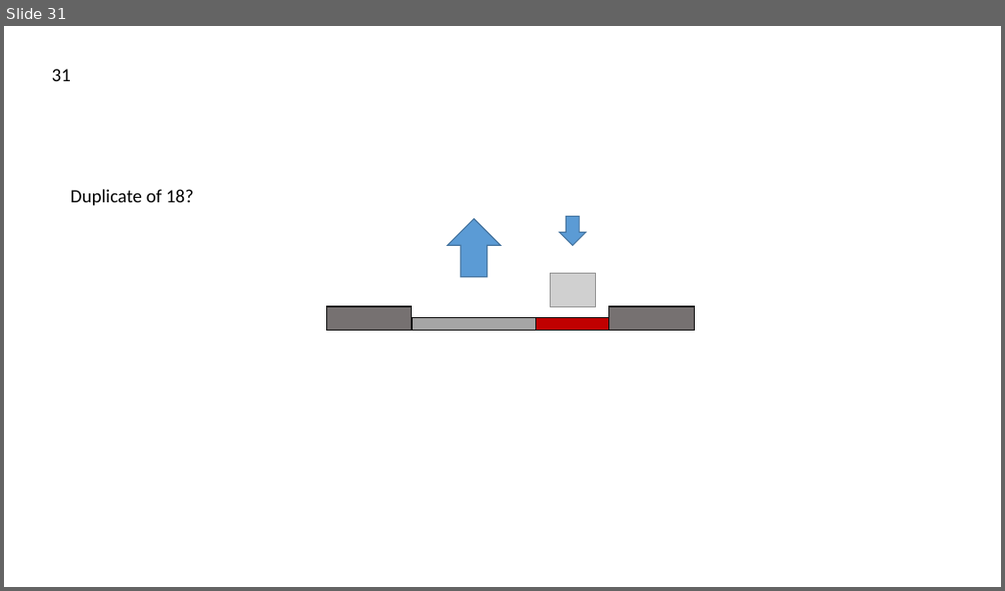
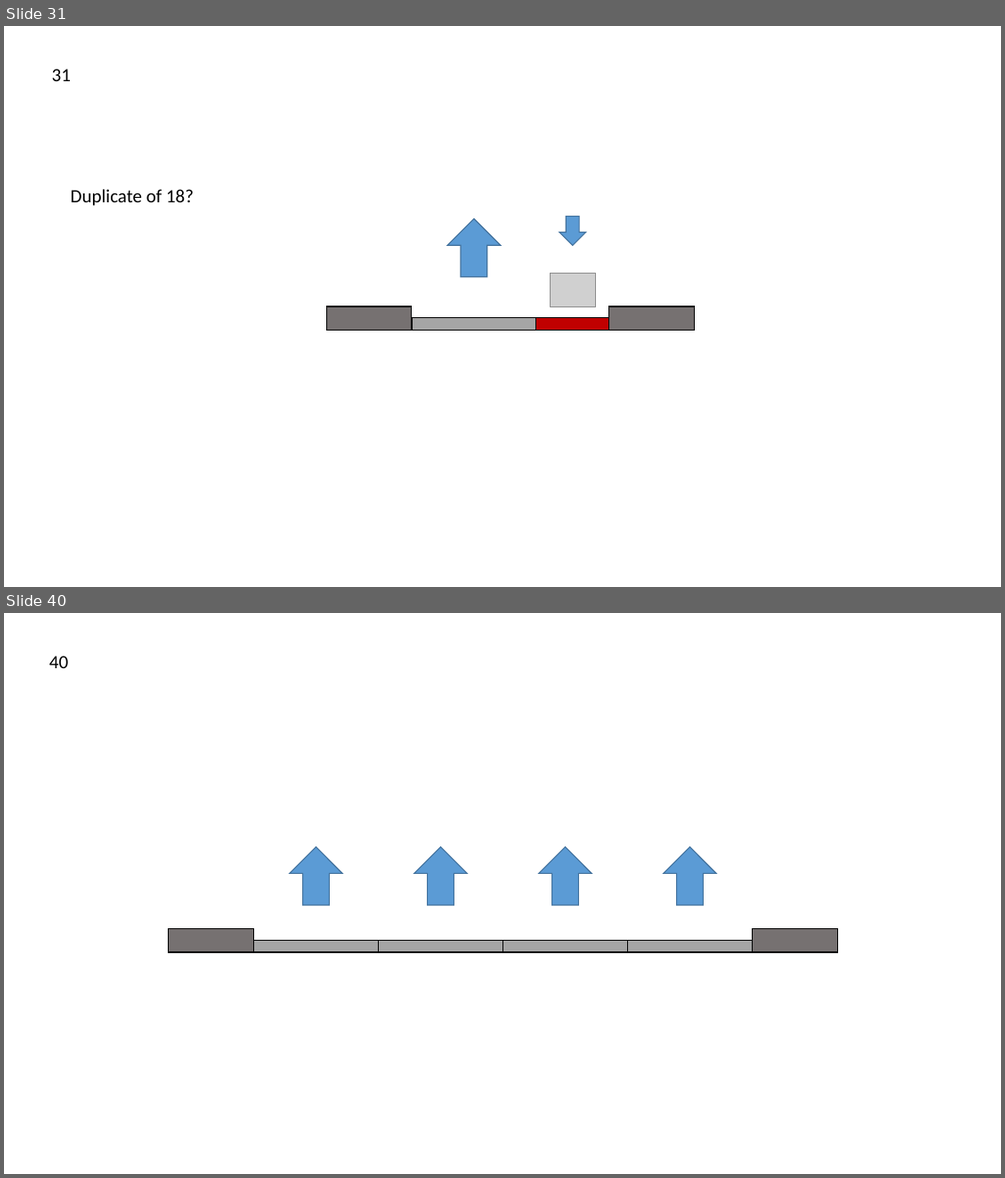
Before and after one commit to cyipt/cyipt, a slide deck: roadtypes.pptx. Shown one above the other, each under a label of ours: slide 31 before the commit, slides 31 and 40 after it; the slides between them are not shown. The pictures are 1005x591 and 1005x1178 pixels, drawn with LibreOffice and Linux fonts; fonts in the diff are those of the drawing; grey boxes stand for pictures. Boxes give left, top, right and bottom in pixels: in the first picture for what was removed or moved away, otherwise in the second. Text is boxed around its words. In the diff, an @@ line names an element or a change of style, - is before the commit and + after.

```diff
--- a/roadtypes.pptx
+++ b/roadtypes.pptx
@@ slide 40 added at box(4, 613, 1001, 1174), background #FFFFFF @@
@@ text added at box(49, 656, 68, 668), 18 pt, text #000000 @@
+40
@@ down arrow added at box(290, 847, 343, 906), fill #5B9BD5, outline #43739E 1 pt @@
@@ down arrow added at box(413, 847, 467, 906), fill #5B9BD5, outline #43739E 1 pt @@
@@ down arrow added at box(539, 847, 591, 906), fill #5B9BD5, outline #43739E 1 pt @@
@@ down arrow added at box(663, 847, 717, 906), fill #5B9BD5, outline #43739E 1 pt @@
@@ rectangle added at box(169, 929, 254, 952), fill #767171, outline #000000 1 pt @@
@@ rectangle added at box(752, 929, 838, 952), fill #767171, outline #000000 1 pt @@
@@ rectangle added at box(254, 940, 379, 952), fill #A5A5A5, outline #000000 1 pt @@
@@ rectangle added at box(379, 940, 503, 952), fill #A5A5A5, outline #000000 1 pt @@
@@ rectangle added at box(502, 940, 628, 952), fill #A5A5A5, outline #000000 1 pt @@
@@ rectangle added at box(628, 940, 752, 952), fill #A5A5A5, outline #000000 1 pt @@
```
Also in this commit, not shown: 4 slides changed, 8 other slides added, 29 other files.
